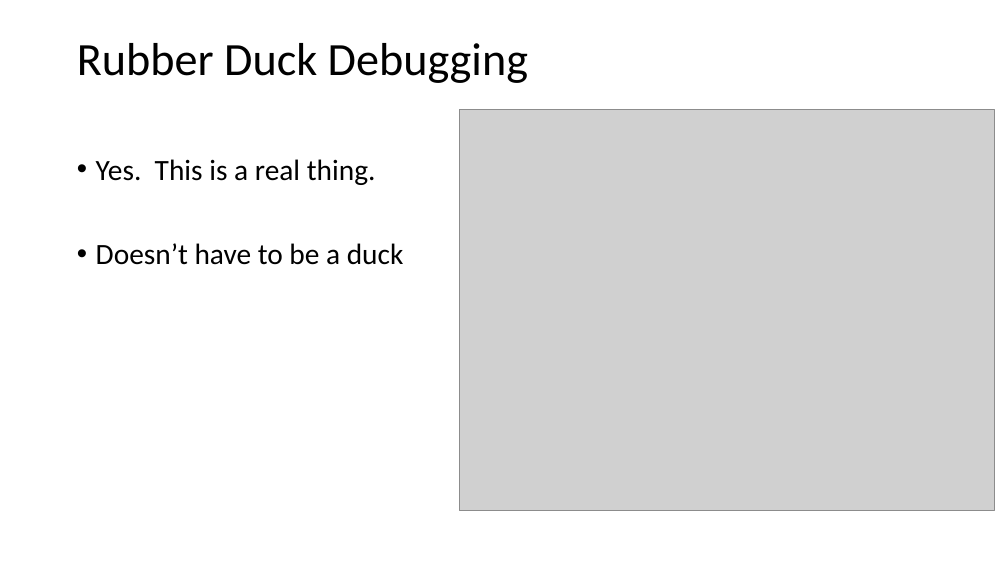
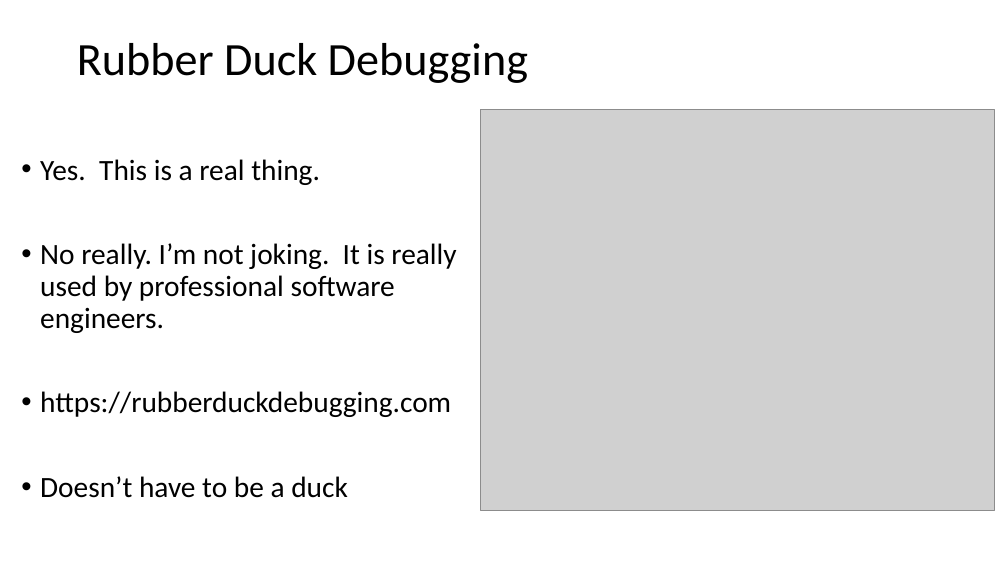
Before and after one commit to j-ales/PS4106_2024_25, a slide deck: slide 23 of slides/PS4106 - debugging.pptx (slide 20 before the commit). Drawn at 1008x567 pixels with LibreOffice and Linux fonts; fonts in the diff are those of the drawing; grey boxes stand for pictures. Boxes give left, top, right and bottom in pixels: in the first picture for what was removed or moved away, otherwise in the second. Text is boxed around its words. In the diff, an @@ line names an element or a change of style, - is before the commit and + after.

```diff
--- a/slides/PS4106 - debugging.pptx
+++ b/slides/PS4106 - debugging.pptx
@@ picture: place and size @@
-picture at box(460, 110, 995, 511)
+picture at box(481, 110, 994, 511)
@@ text "Yes. This is a real ...": place and size @@
-text "Yes. This is a real ..." at box(96, 159, 404, 265)
+text "Yes. This is a real ..." at box(40, 159, 456, 498)
@@ text at box(40, 243, 456, 417): paragraphs added @@
+• No really. I’m not joking. It is really used by professional software engineers.
+• https://rubberduckdebugging.com
```
Also in this commit, not shown: 2 other slides changed, 3 slides added, 1 other file.
